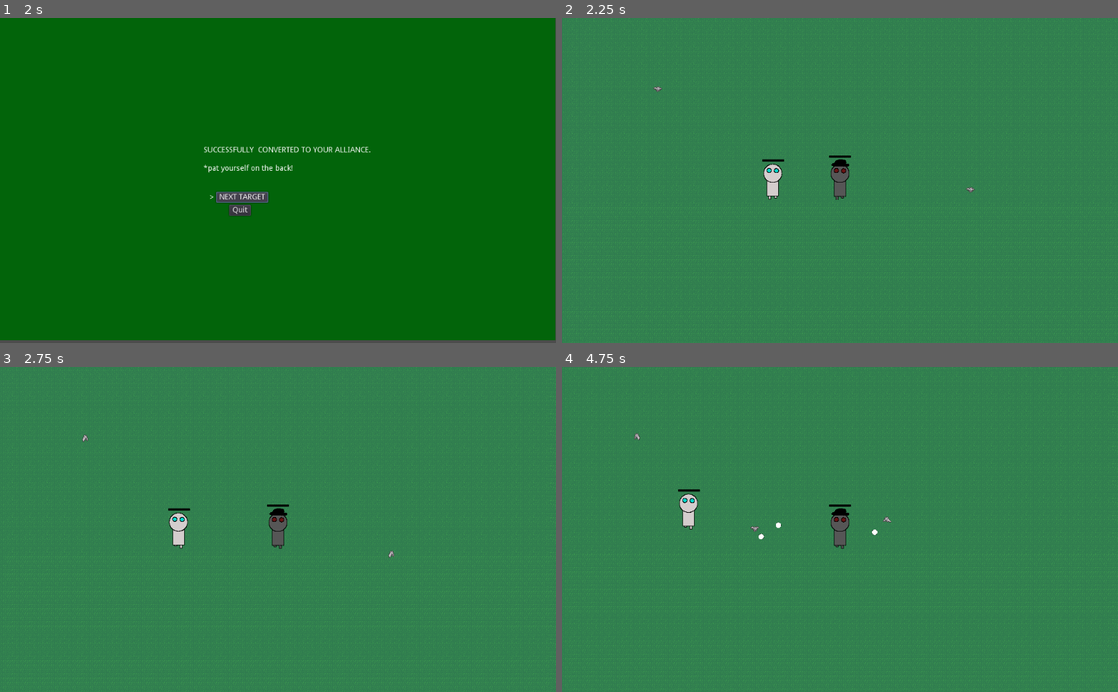
Above: before the commit, frames 1-4 (two rows, left to right).
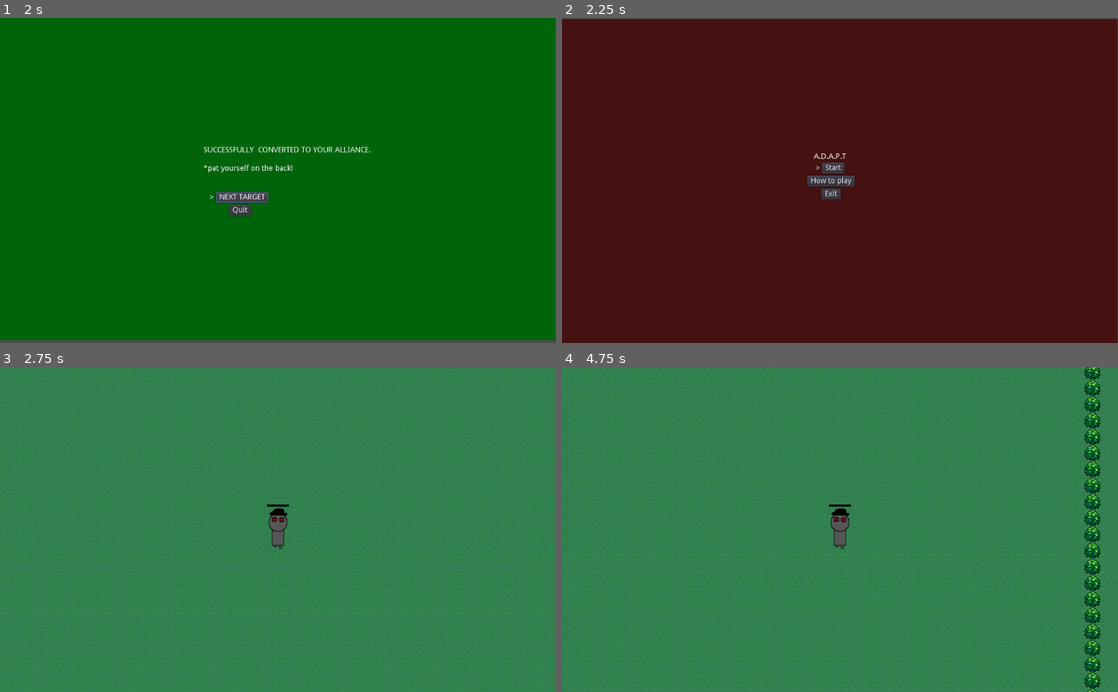
Above: after the commit, the same moments.

Repository: doomium-chloride/kiwijam2021-ADAPT
Game: Godot game, scene res://Menu/VictoryMenu.tscn
Same seed, same stepped clock (60 frames per second), same inputs: the game is played once before the commit and once after it. This scene is started directly instead of the project's main scene.
Inputs (mouse positions are in pixels of both pictures, inside the frame that each line leads up to):
- Up to frame 1 (2 s): click "NEXT TARGET" at 0.5 s; click "NEXT TARGET" at 1.25 s
- Up to frame 2 (2.25 s): tap Enter (ui_accept) at 2 s; move the mouse to (962, 164) at 2.02 s; hold Right (ui_right) from 2.03 s (still down); tap A (wasd_a) at 2.1 s; click (962, 164) at 2.17 s
- Up to frame 3 (2.75 s): keep holding Right (ui_right); tap Enter (ui_accept) at 2.27 s
- Up to frame 4 (4.75 s): move the mouse to (728, 545) at 2.77 s; release Right (ui_right) at 2.78 s; hold Down (ui_down) 2.78-3.53 s; tap D (wasd_d) at 2.85 s; tap Enter (ui_accept) at 3.02, 4.52 s; move the mouse to (895, 458) at 3.52 s; hold Right (ui_right) 3.53-4.28 s; tap S (wasd_s) at 3.6 s; move the mouse to (812, 594) at 4.27 s; hold Up (ui_up) from 4.28 s (still down); tap W (wasd_w) at 4.35 s; click (812, 594) at 4.42 s

Frame 1 is identical in both runs. In frame 2, 100% of the frame differs, in the area x 0-100%, y 0-100%; in frame 3, 1.4%; in frame 4, 3.8%.

Commit message:
changed boss hp - 80. Victory menu takes you back to Main Menu

Diff:
--- a/Menu/VictoryMenu.gd
+++ b/Menu/VictoryMenu.gd
@@ -4,7 +4,7 @@
 onready var selector_one = $CenterContainer/VBoxContainer/CenterContainer/HBoxContainer/Selector
 onready var selector_two = $CenterContainer/VBoxContainer/CenterContainer2/HBoxContainer/Selector
 
-const play_scene = "res://Levels/TestLevel.tscn"
+const play_scene = "res://Menu/HomeMenu.tscn"
 
 var current_selection = 0
 
--- a/Scripts/Boss.gd
+++ b/Scripts/Boss.gd
@@ -6,7 +6,7 @@
 const victory = "res://Menu/VictoryMenu.tscn"
 
 export var speed = 1
-export var max_hp = 100
+export var max_hp = 50
 var hp = max_hp
 var move_dir = Global.random_direction()
 
